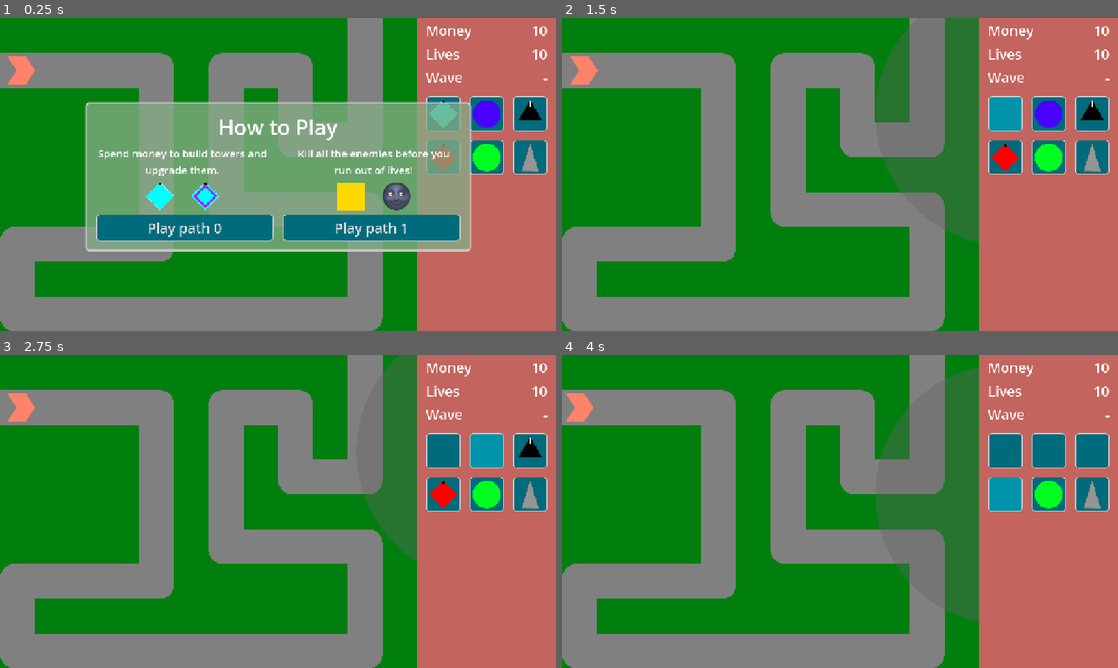
Above: before the commit, frames 1-4 (two rows, left to right).
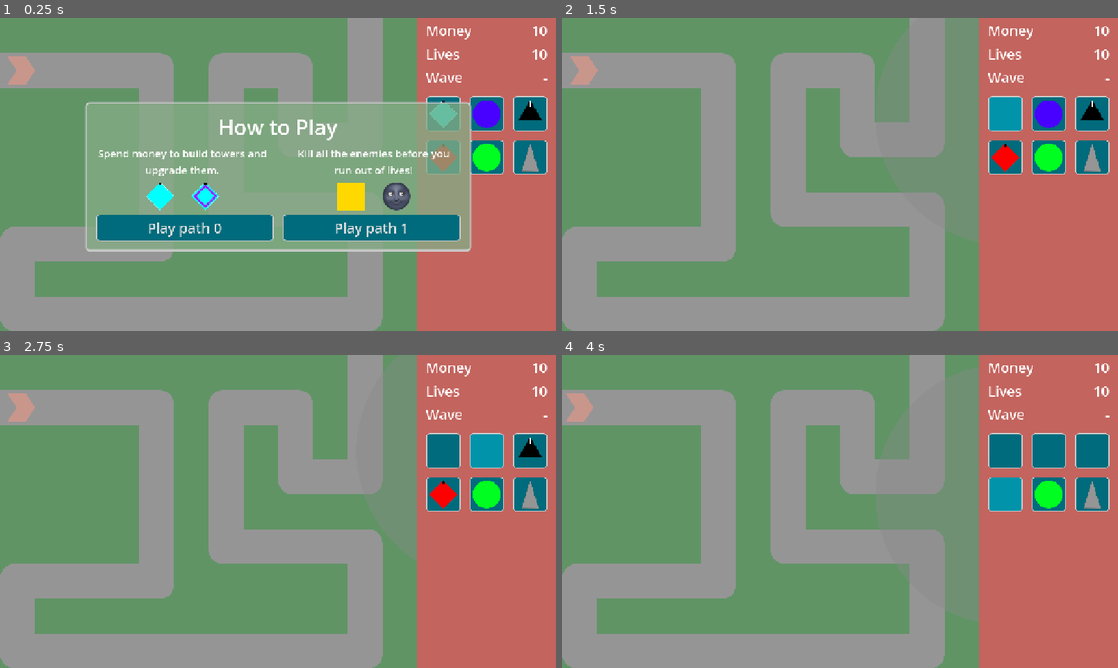
Above: after the commit, the same moments.

Repository: phrasmotica/godot-tower-defence
Game: Godot game, scene res://scenes/game.tscn
The game is run twice, just before and just after one commit, with the same random seed, the same clock (stepped at 60 frames per second) and the same inputs.
Inputs (mouse positions are in pixels of both pictures, inside the frame that each line leads up to):
- Up to frame 1 (0.25 s): no input
- Up to frame 2 (1.5 s): click "Play path 0" at 0.5 s; click (1006, 115) at 1.25 s
- Up to frame 3 (2.75 s): click (489, 452) at 2 s
- Up to frame 4 (4 s): click (1090, 452) at 2.75 s; click (1006, 492) at 3.5 s

The runs differ from the first frame. In frame 1, 28% of the frame differs, in the area x 0-75%, y 0-100%; in frame 2, 48%; in frame 3, 45%; in frame 4, 48%.

Commit message:
Rename GameTint to Tint

Diff:
--- a/scenes/game.tscn
+++ b/scenes/game.tscn
@@ -1,7 +1,7 @@
 [gd_scene load_steps=9 format=3 uid="uid://dgtufrjl0qobf"]
 
 [ext_resource type="Script" uid="uid://6y6dgm6dwokl" path="res://scenes/towers/tower_manager.gd" id="5_rtba5"]
-[ext_resource type="PackedScene" uid="uid://b2hg1tskkcs4k" path="res://scenes/ui/game_tint.tscn" id="6_gee14"]
+[ext_resource type="PackedScene" uid="uid://b2hg1tskkcs4k" path="res://scenes/ui/tint.tscn" id="6_gee14"]
 [ext_resource type="Script" uid="uid://uc48toghoyoj" path="res://scenes/paths/path_manager.gd" id="8_wg70s"]
 [ext_resource type="PackedScene" uid="uid://bfpflw4sl38vd" path="res://scenes/ui/game_over.tscn" id="9_2ng1j"]
 [ext_resource type="PackedScene" uid="uid://cwre1fwtm2nge" path="res://scenes/paths/path_0.tscn" id="9_f2e1u"]
--- a/scenes/ui/game_tint.tscn
+++ b/scenes/ui/tint.tscn
@@ -1,9 +1,8 @@
 [gd_scene load_steps=2 format=3 uid="uid://b2hg1tskkcs4k"]
 
-[ext_resource type="Script" uid="uid://cyoje7y0sthhy" path="res://scenes/ui/game_tint.gd" id="1_fttif"]
+[ext_resource type="Script" uid="uid://cyoje7y0sthhy" path="res://scenes/ui/tint.gd" id="1_fttif"]
 
-[node name="GameTint" type="ColorRect"]
-visible = false
+[node name="Tint" type="ColorRect"]
 offset_right = 960.0
 offset_bottom = 720.0
 mouse_filter = 2
Renamed: scenes/ui/game_tint.gd -> scenes/ui/tint.gd
Renamed: scenes/ui/game_tint.gd.uid -> scenes/ui/tint.gd.uid
